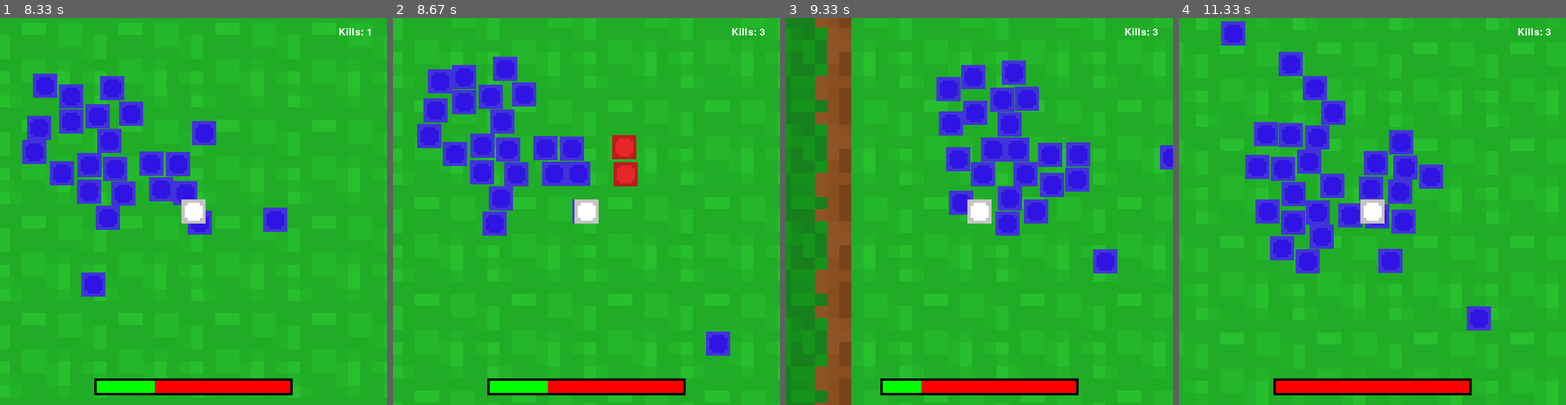
Above: before the commit, frames 1-4 (left to right).
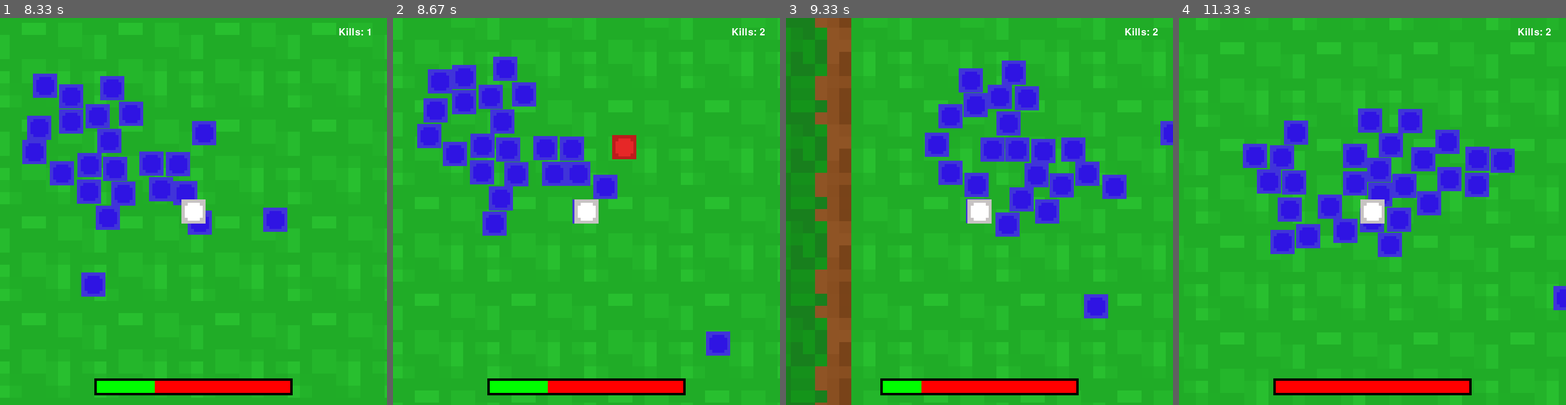
Above: after the commit, the same moments.

Repository: xenten9/Pygame-Top-Down-Shooter
Game: pygame game, started from main.py
Same seed, same stepped clock (60 frames per second), same inputs: the game is played once before the commit and once after it.
Inputs (mouse positions are in pixels of both pictures, inside the frame that each line leads up to):
- Up to frame 1 (8.33 s): click (193, 211) at 0.38 s; hold A 0.67-1.2 s; hold S 1.23-1.53 s; click (127, 304) at 1.62 s; hold A 1.9-2.3 s; hold W 2.33-2.7 s; hold D 2.73-3.37 s; hold S 3.4-3.77 s; hold A 3.8-4.27 s; hold D 4.3-4.77 s; hold W 4.8-5.1 s; hold D 5.13-5.6 s; hold A 5.63-6.17 s; hold S 6.2-6.5 s; hold A 6.53-6.93 s; hold W 6.97-7.33 s; hold D 7.37-8 s; hold S from 8.03 s (still down)
- Up to frame 2 (8.67 s): release S at 8.4 s; click (644, 79) at 8.48 s
- Up to frame 3 (9.33 s): hold A 8.77-9.23 s; hold D from 9.27 s (still down)
- Up to frame 4 (11.33 s): release D at 9.73 s; hold W 9.77-10.07 s; hold D 10.1-10.57 s; hold A 10.6-11.13 s; hold S from 11.17 s (still down)

Frame 1 is identical in both runs. In frame 2, 0.8% of the frame differs, in the area x 51-97%, y 2-47%; in frame 3, 7.9%; in frame 4, 15%, in the area x 10-100%, y 0-81%.

Commit message:
Fixed issue where a player projectile could be removed twice causing an index error along with other minor things.

Diff:
--- a/Display.py
+++ b/Display.py
@@ -25,12 +25,13 @@
 
     # Load player assets
     assets["player"] = pygame.transform.scale(pygame.image.load("assets/player.png"), (PLAYER_SIZE, PLAYER_SIZE))
+    assets["player_hit"] = pygame.transform.scale(pygame.image.load("assets/shooter.png"), (PLAYER_SIZE, PLAYER_SIZE))
     assets["player_projectile"] = pygame.transform.scale(pygame.image.load("assets/player.png"), (PROJECTILE_SIZE, PROJECTILE_SIZE))
 
     # Load the enemy assets
     assets["chaser"] = pygame.transform.scale(pygame.image.load("assets/chaser.png"), (ENEMY_SIZE, ENEMY_SIZE))
-    assets["shooter"] = pygame.transform.scale(pygame.image.load("assets/shooter.png"), (ENEMY_SIZE, ENEMY_SIZE))
     assets["shooter_projectile"] = pygame.transform.scale(pygame.image.load("assets/shooter.png"), (PROJECTILE_SIZE, PROJECTILE_SIZE))
+    assets["dead_enemy"] = pygame.transform.scale(pygame.image.load("assets/shooter.png"), (ENEMY_SIZE, ENEMY_SIZE))
 
     # Load the map assets
     assets["floor_tile"] = pygame.transform.scale(pygame.image.load("assets/floor_tile.png"), (TILE_SIZE, TILE_SIZE))
--- a/Enemies.py
+++ b/Enemies.py
@@ -114,21 +114,18 @@
 
         # Check for collision.
         for point in points:
-            if (point[0] - 25 > self.x and point[0] < self.x + ENEMY_SIZE and
-                point[1] > self.y and point[1] - 25 < self.y + ENEMY_SIZE):
+            if (point[0] - (ENEMY_SIZE / 2) > self.x and point[0] < self.x + ENEMY_SIZE and
+                point[1] > self.y and point[1] - (ENEMY_SIZE / 2) < self.y + ENEMY_SIZE):
 
                 # Actions for if enemy has been shot.
                 player.kills += 1
                 enemy_handler.dead_enemies.append(Dead_Enemies(enemy_handler.sprites[1], self.x, self.y, projectile.angle))
                 enemy_handler.enemies.remove(self)
-
-                # For some reason, sometimes the player projectile will be removed twice and cause an index error.
-                # This is the easiest solution, but something better would be good.
-                try:
-                    player.projectiles.remove(projectile)
-                except:
-                    pass
-                return
+                player.projectiles.remove(projectile)
+                # Return true that the enemy has been shot
+                return True
+
+        return False
 
 class Dead_Enemies:
 
@@ -222,7 +219,7 @@
         # Spawn right of player.
         if spawn_quadrant == 2:
             picking_quadrant = spawn_area_horizontal(enemy_handler,
-            RIGHT_BORDER - 50,
+            RIGHT_BORDER - ENEMY_SIZE,
             round(player.x + (SCREEN_SIZE / 2)),
             UPPER_BORDER,
             LOWER_BORDER - ENEMY_SIZE)
--- a/Player.py
+++ b/Player.py
@@ -27,10 +27,10 @@
 
         # Create a flicker effect whilst having invincibility.
         if self.invincibility % 2 == 0:
-            screen.blit(self.sprites[1], ((SCREEN_SIZE / 2) - (PLAYER_SIZE / 2), (SCREEN_SIZE / 2) - (PLAYER_SIZE / 2)))
+            screen.blit(self.sprites[0], ((SCREEN_SIZE / 2) - (PLAYER_SIZE / 2), (SCREEN_SIZE / 2) - (PLAYER_SIZE / 2)))
 
         if self.invincibility % 2 == 1:
-            screen.blit(self.sprites[0], ((SCREEN_SIZE / 2) - (PLAYER_SIZE / 2), (SCREEN_SIZE / 2) - (PLAYER_SIZE / 2)))
+            screen.blit(self.sprites[1], ((SCREEN_SIZE / 2) - (PLAYER_SIZE / 2), (SCREEN_SIZE / 2) - (PLAYER_SIZE / 2)))
 
     def display_healthbar(self, screen):
         """ Create a healthbar by multiplying player health times the desired size. """
--- a/Projectile.py
+++ b/Projectile.py
@@ -61,4 +61,6 @@
                   (projectile.x + PROJECTILE_SIZE, projectile.y + PROJECTILE_SIZE)]
 
         for enemy in enemy_handler.enemies:
-            enemy.check_shot(player, enemy_handler, projectile, points)
+            enemy_shot = enemy.check_shot(player, enemy_handler, projectile, points)
+            if enemy_shot:
+                break
--- a/config.py
+++ b/config.py
@@ -1,8 +1,9 @@
 """ Mostly configurable values for player, enemies, projectiles, powerups, tiles and screen. """
 
 # Screen
-# Don't change
+# The screen size can be changed without completely breaking the game but I don't see a reason to
 SCREEN_SIZE = 800
+# Definitely don't change
 LEFT_BORDER = -200
 RIGHT_BORDER = 1000
 UPPER_BORDER = -200
@@ -15,7 +16,6 @@
 PLAYER_INVINCIBILITY = 60
 PLAYER_KNOCKBACK = 25
 SPAWN_TIMER = 20
-# Don't change
 PLAYER_SIZE = 50
 
 # Enemy
@@ -25,11 +25,11 @@
 ENEMY_RANDOM_DIRECTION_TIME = 30
 ENEMY_DEATH_TIME = 30
 MAX_ENEMIES = 30
-# Don't change
+# Don't change yet. Eventually this will be able to be changed.
 ENEMY_SIZE = 50
 
 # Tiles
-# Don't change
+# Definitely don't change
 TILE_SIZE = 200
 
 # Projectile
--- a/main.py
+++ b/main.py
@@ -24,12 +24,12 @@
     tiles = Display.create_map(assets)
 
     # Create the player
-    player = Player.Player([assets["shooter"], assets["player"], assets["player_projectile"]],
+    player = Player.Player([assets["player"], assets["player_hit"], assets["player_projectile"]],
         pygame.font.SysFont(pygame.font.get_default_font(), 30),
         (SCREEN_SIZE / 2) - (PLAYER_SIZE / 2), (SCREEN_SIZE / 2) - (PLAYER_SIZE / 2))
 
     # Create the enemy handler
-    enemy_handler = Enemies.EnemyHandler([assets["chaser"], assets["shooter"]])
+    enemy_handler = Enemies.EnemyHandler([assets["chaser"], assets["dead_enemy"]])
 
     alive = True
     while alive:
